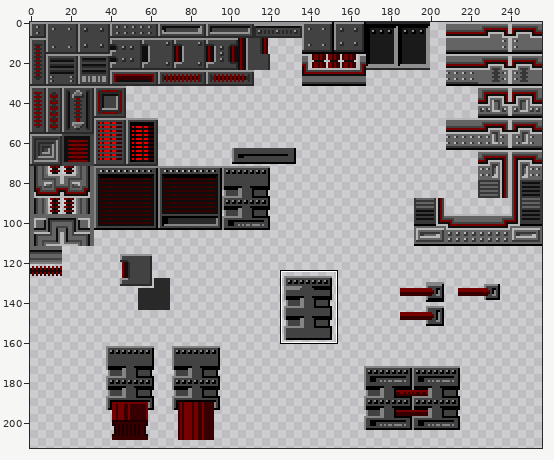
Sprite sheet: resources/spritesheets/tiles/testtiles8.png. The first picture is a wide view before the edit; the outline marks the close-up.
Close-up. Old version:
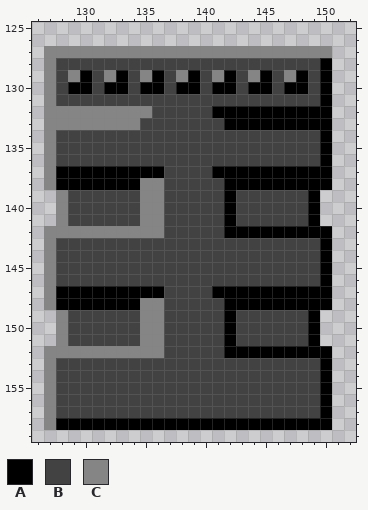
The file is 256x256 pixels. Colours within 5 levels of each other are drawn and written as one. Shown: x 126..152, y 125..159. The wide view leaves out empty margins. The commit also changed other parts of the picture, which this record leaves out.
Palette (. is transparent): A #000000  B #424242  C #858585
Pixels before, first column x 127:
127 CCCCCCCCCCCCCCCCCCCCCCCC
128 CBBBBBBBBBBBBBBBBBBBBBBA
129 CBCABCABCABCABCABCABCABA
130 CBAABAABAABAABAABAABAABA
131 CBBBBBBBBBBBBBBBBBBBBBBA
132 CCCCCCCCCBBBBBAAAAAAAAAA
133 CCCCCCCCBBBBBBBAAAAAAAAA
134 CBBBBBBBBBBBBBBBBBBBBBBA
135 CBBBBBBBBBBBBBBBBBBBBBBA
136 CBBBBBBBBBBBBBBBBBBBBBBA
137 CAAAAAAAAABBBBAAAAAAAAAA
138 CAAAAAAACCBBBBBAAAAAAAAA
139 .CBBBBBBCCBBBBBABBBBBBA.
140 .CBBBBBBCCBBBBBABBBBBBA.
141 .CBBBBBBCCBBBBBABBBBBBA.
142 CCCCCCCCCCBBBBBAAAAAAAAA
143 CBBBBBBBBBBBBBBBBBBBBBBA
144 CBBBBBBBBBBBBBBBBBBBBBBA
145 CBBBBBBBBBBBBBBBBBBBBBBA
146 CBBBBBBBBBBBBBBBBBBBBBBA
147 CAAAAAAAAABBBBAAAAAAAAAA
148 CAAAAAAACCBBBBBAAAAAAAAA
149 .CBBBBBBCCBBBBBABBBBBBA.
150 .CBBBBBBCCBBBBBABBBBBBA.
151 .CBBBBBBCCBBBBBABBBBBBA.
152 CCCCCCCCCCBBBBBAAAAAAAAA
153 CBBBBBBBBBBBBBBBBBBBBBBA
154 CBBBBBBBBBBBBBBBBBBBBBBA
155 CBBBBBBBBBBBBBBBBBBBBBBA
156 CBBBBBBBBBBBBBBBBBBBBBBA
157 CBBBBBBBBBBBBBBBBBBBBBBA
158 CAAAAAAAAAAAAAAAAAAAAAAA
The same view after the edit:
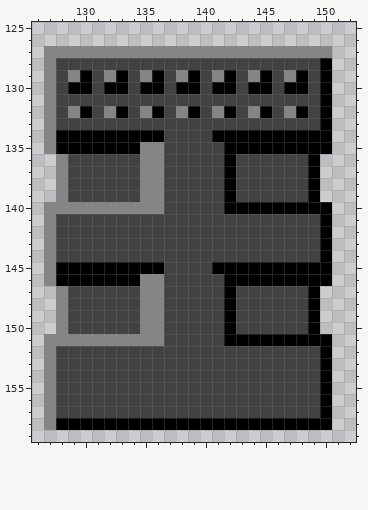
Difference:
The author put colour A in rows 140 to 141 at x 150; in row 151 at x 150.
Colour B becomes colour A in row 132 at x 136 and 139; in row 134 at x 128 to 136 and 141 to 149; in row 135 at x 128 to 134 and 142 to 149; in row 136 at x 142 and 149; in row 140 at x 143 to 148; in row 145 at x 128 to 136 and 141 to 149.
Colour B becomes colour A in row 146 at x 128 to 134 and 142 to 149; in row 151 at x 143 to 148.
Colour C becomes colour A in row 132 at x 130 and 133.
Colour A becomes colour B in row 132 at x 143, 146 and 149; in row 133 at x 142 to 149; in row 137 at x 129 to 134, 141 and 143 to 148; in row 138 at x 129 to 134 and 143 to 148; in row 141 at x 142 and 149; in row 142 at x 142 to 149.
Colour A becomes colour B in row 147 at x 129 to 134, 141 and 143 to 148; in row 148 at x 129 to 134 and 143 to 148; in row 152 at x 142 to 149.
Colour C becomes colour B in row 132 at x 128, 131 and 134; in row 133 at x 128 to 134; in row 141 at x 128 and 135 to 136; in row 142 at x 128 to 136; in row 152 at x 128 to 136.
The author put colour C in rows 140 to 141 at x 127; in row 151 at x 127.
Colour A becomes colour C in row 132 at x 141, 144 and 147; in row 137 at x 128 and 135 to 136; in row 138 at x 128; in row 147 at x 128 and 135 to 136; in row 148 at x 128.
Colour B becomes colour C in row 132 at x 138; in row 135 at x 135 to 136; in row 136 at x 128 and 135 to 136; in row 140 at x 129 to 134; in row 146 at x 135 to 136; in row 151 at x 129 to 134.
Colour A is gone in rows 136 to 138 at x 150; in rows 147 to 148 at x 150.
Colour C is gone in rows 136 to 138 at x 127; in rows 147 to 148 at x 127.
Changed places in both close-ups, as pixel boxes (x1, y1, x2, y2):
changed: (44, 106, 332, 358)
